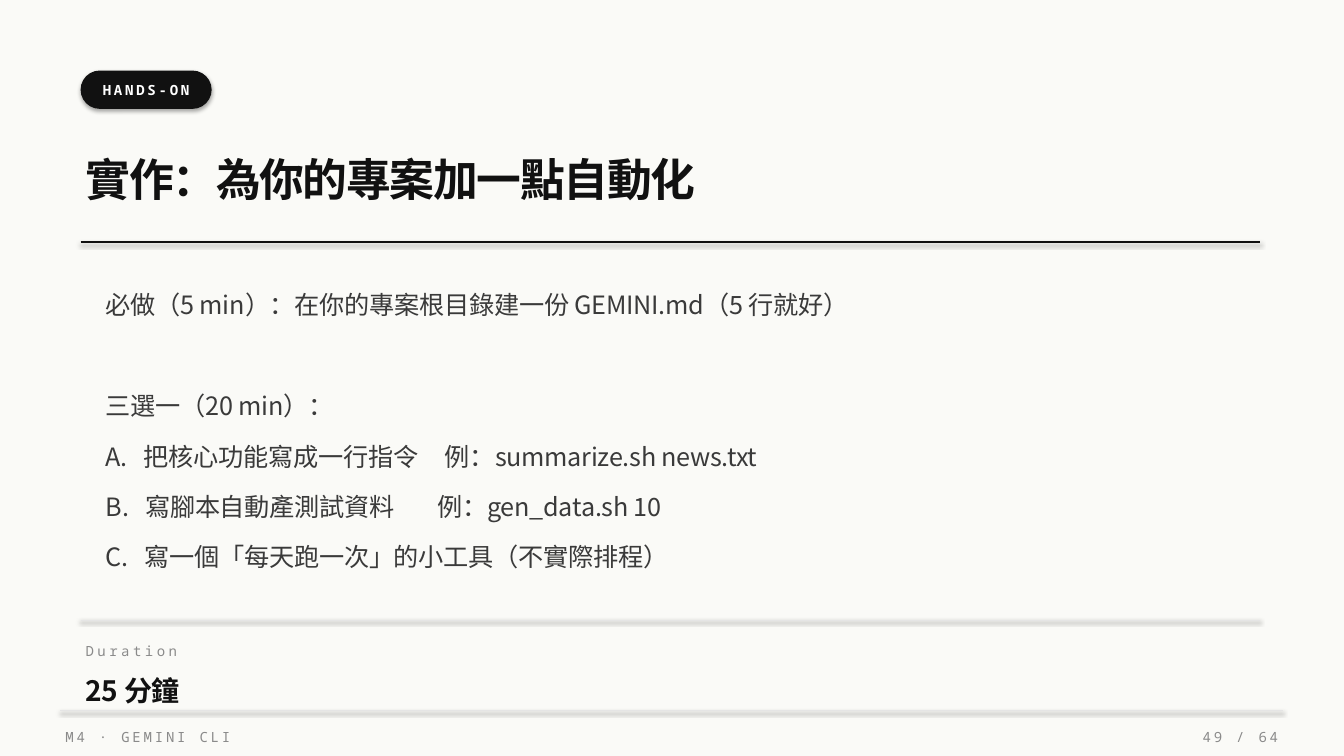
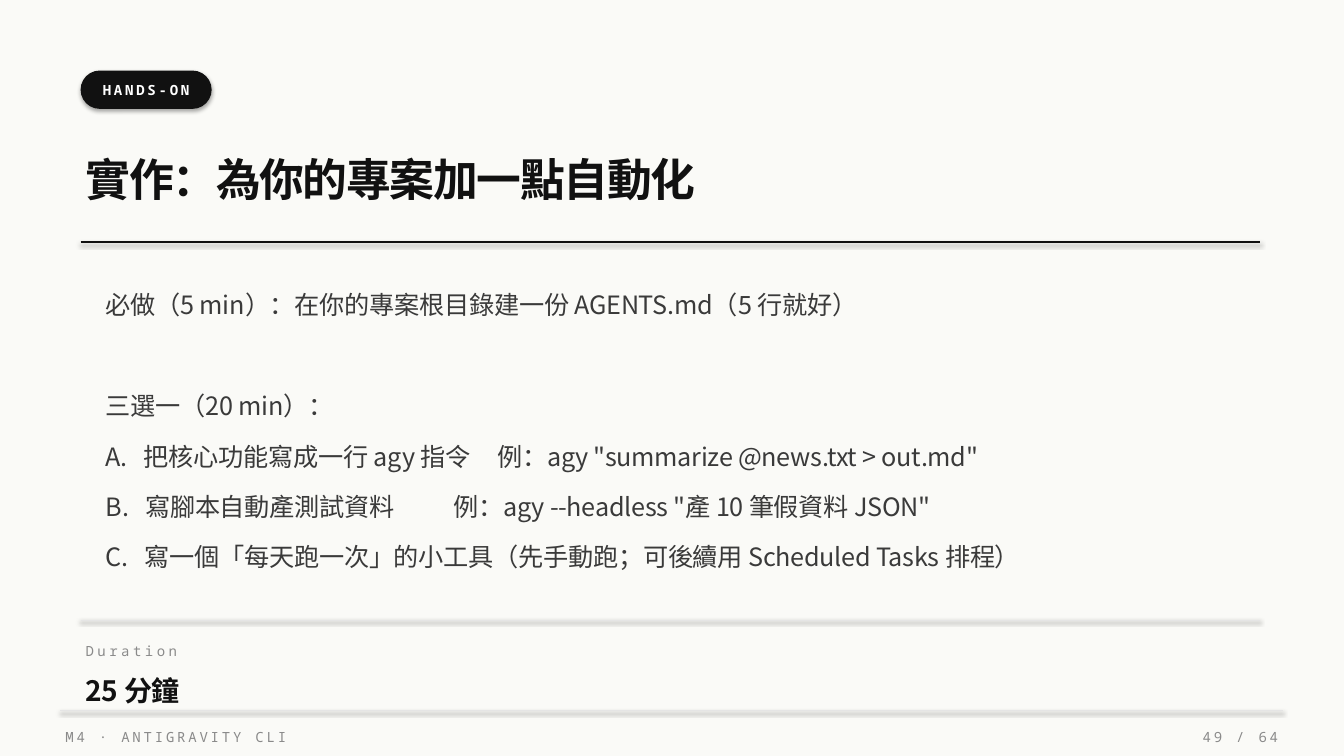
Before and after one commit to Zenobia000/SDD-agent-coding-beginner, a slide deck: slide 49 of class_plan/vibe_coding_workshop.pptx. Drawn at 1344x756 pixels with LibreOffice and Linux fonts; fonts in the diff are those of the drawing. Boxes give left, top, right and bottom in pixels: in the first picture for what was removed or moved away, otherwise in the second. Text is boxed around its words. In the diff, an @@ line names an element or a change of style, - is before the commit and + after.

```diff
--- a/class_plan/vibe_coding_workshop.pptx
+++ b/class_plan/vibe_coding_workshop.pptx
@@ text at [106, 292, 857, 317]: text changed @@
-必做（5 min）：在你的專案根目錄建一份 GEMINI.md（5 行就好）
+必做（5 min）：在你的專案根目錄建一份 AGENTS.md（5 行就好）
@@ text at [106, 445, 978, 472]: text changed @@
-A. 把核心功能寫成一行指令 例：summarize.sh news.txt
+A. 把核心功能寫成一行 agy 指令 例：agy "summarize @news.txt > out.md"
@@ text at [106, 495, 930, 522]: text changed @@
-B. 寫腳本自動產測試資料 例：gen_data.sh 10
+B. 寫腳本自動產測試資料 例：agy --headless "產 10 筆假資料 JSON"
@@ text at [106, 544, 1020, 570]: text changed @@
-C. 寫一個「每天跑一次」的小工具（不實際排程）
+C. 寫一個「每天跑一次」的小工具（先手動跑；可後續用 Scheduled Tasks 排程）
@@ text at [65, 732, 286, 742]: text changed @@
-M4 · GEMINI CLI
+M4 · ANTIGRAVITY CLI
```
Also in this commit, not shown: 21 other slides changed, 46 other files.
